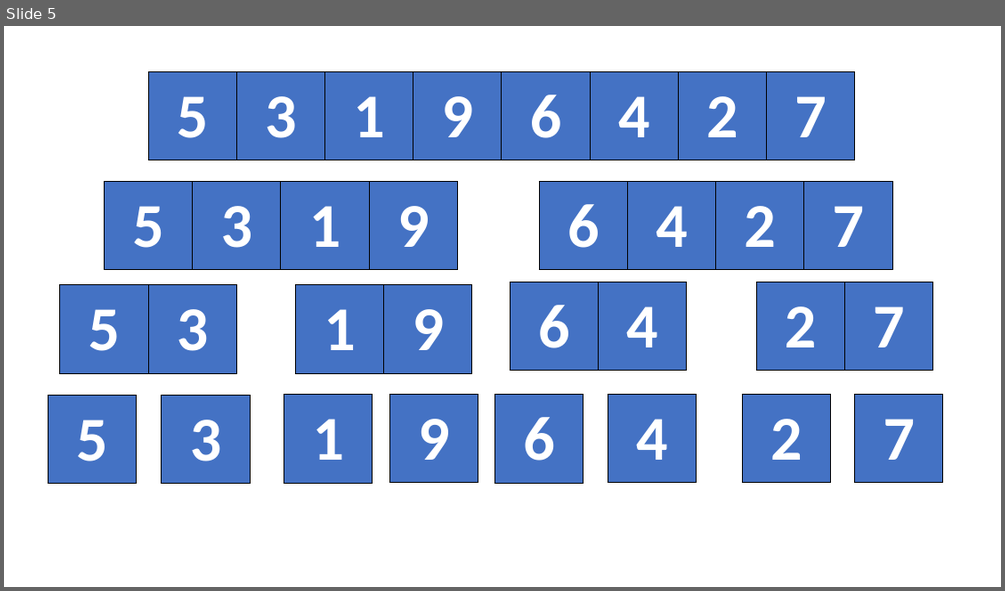
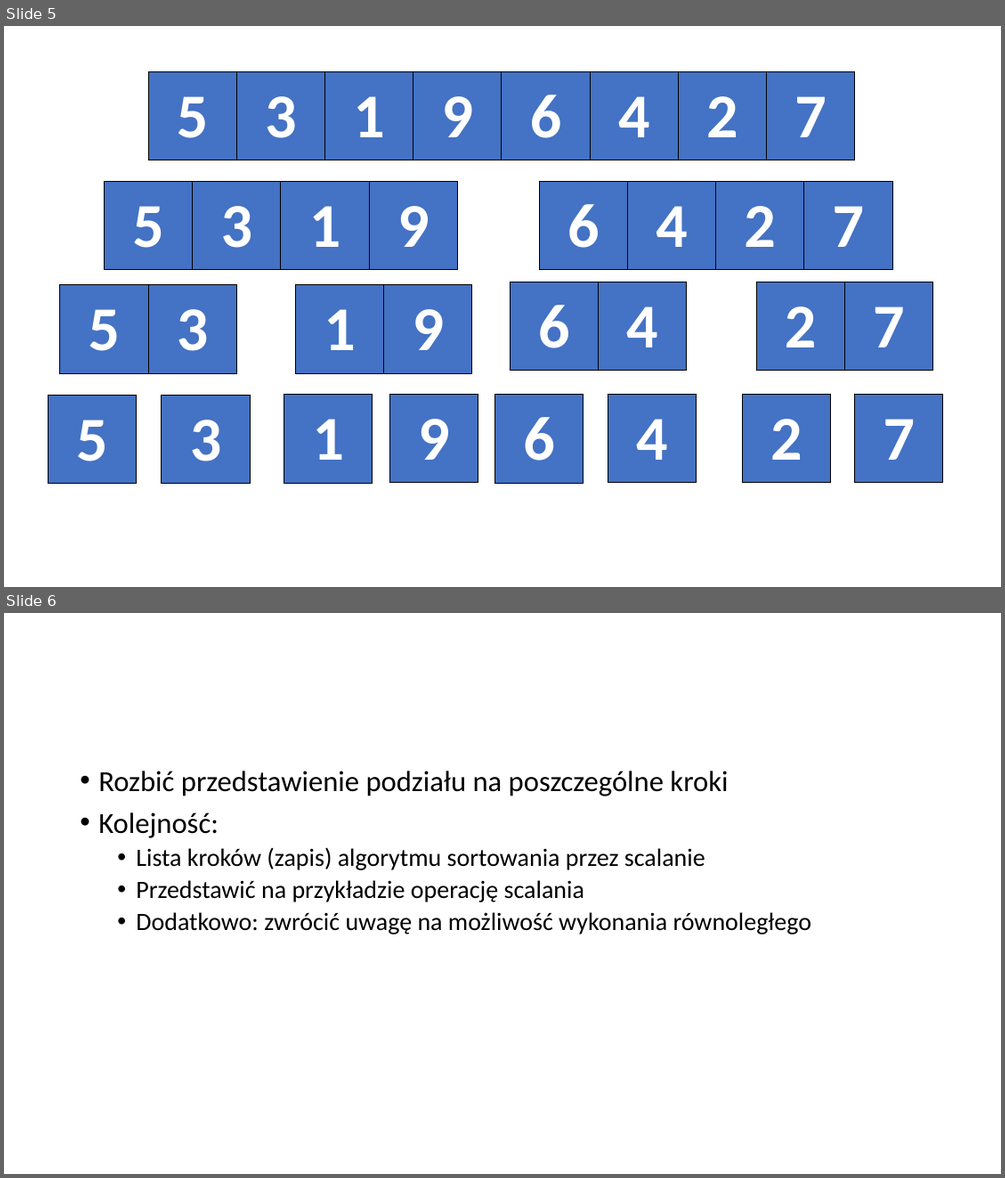
Before and after one commit to blackbat13/CS-HTiEW, a slide deck: Wprowadzenie do rekurencji 2/I. Wprowadzenie do rekurencji 2/Sortowanie przez scalanie.pptx. Shown one above the other, each under a label of ours: slide 5 before the commit, slides 5 and 6 after it. The pictures are 1005x591 and 1005x1178 pixels, drawn with LibreOffice and Linux fonts; fonts in the diff are those of the drawing. Boxes give left, top, right and bottom in pixels: in the first picture for what was removed or moved away, otherwise in the second. Text is boxed around its words. In the diff, an @@ line names an element or a change of style, - is before the commit and + after.

Commit message:
Zmodyfikowano prezentację

```diff
--- a/Wprowadzenie do rekurencji 2/I. Wprowadzenie do rekurencji 2/Sortowanie przez scalanie.pptx
+++ b/Wprowadzenie do rekurencji 2/I. Wprowadzenie do rekurencji 2/Sortowanie przez scalanie.pptx
@@ slide 6 added at [4,613,1001,1174], background #FFFFFF @@
@@ text added at [98,771,812,934], 24 pt, text #000000 @@
+• Rozbić przedstawienie podziału na poszczególne kroki
+• Kolejność:
+  • Lista kroków (zapis) algorytmu sortowania przez scalanie
+  • Przedstawić na przykładzie operację scalania
+  • Dodatkowo: zwrócić uwagę na możliwość wykonania równoległego
```
